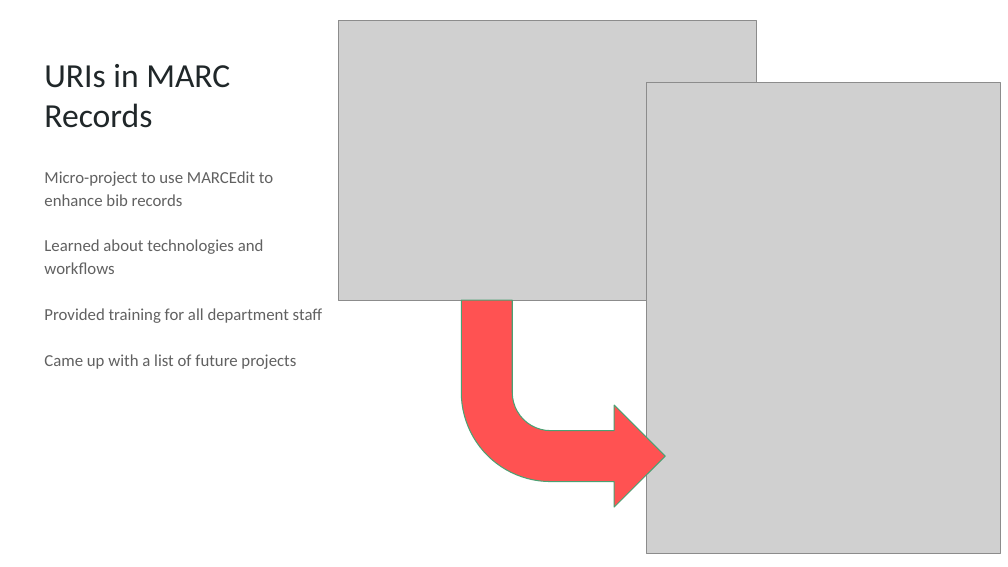
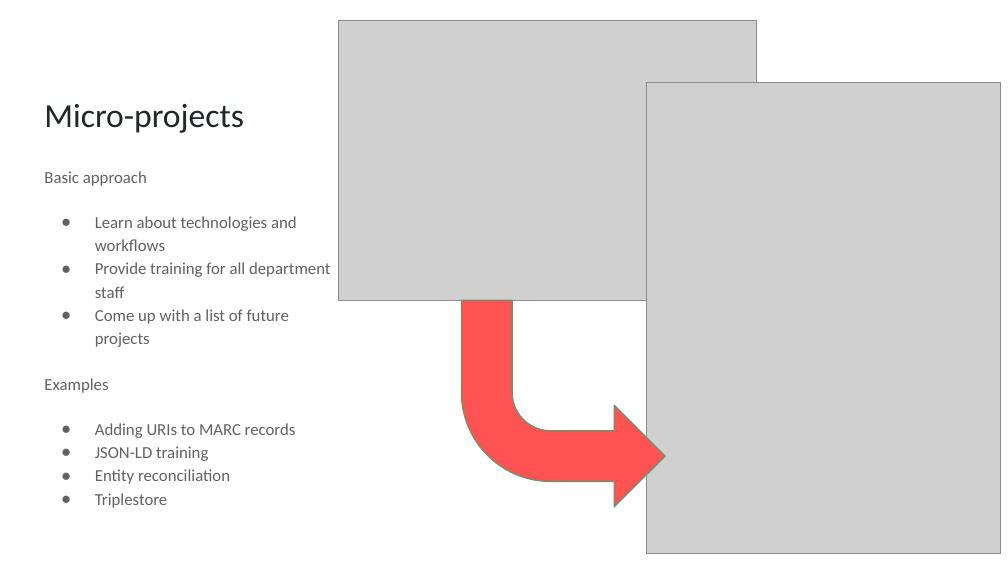
Before and after one commit to eightBitter/erl2018-linked-data-workshop, a slide deck: slide 18 of Intro.pptx. Drawn at 1008x567 pixels with LibreOffice and Linux fonts; fonts in the diff are those of the drawing; grey boxes stand for pictures. Boxes give left, top, right and bottom in pixels: in the first picture for what was removed or moved away, otherwise in the second. Text is boxed around its words. In the diff, an @@ line names an element or a change of style, - is before the commit and + after.

```diff
--- a/Intro.pptx
+++ b/Intro.pptx
@@ title at (x1=44, y1=104, x2=244, y2=133): text changed @@
-URIs in MARC Records
+Micro-projects
@@ text at (x1=44, y1=171, x2=330, y2=508): text changed @@
-Micro-project to use MARCEdit to enhance bib records
-Learned about technologies and workflows
-Provided training for all department staff
-Came up with a list of future projects
+Basic approach
+● Learn about technologies and workflows
+● Provide training for all department staff
+● Come up with a list of future projects
+Examples
+● Adding URIs to MARC records
+● JSON-LD training
+● Entity reconciliation
+● Triplestore
```
Also in this commit, not shown: 1 other slide changed, 1 slide added, 1 slide removed, 1 other file.
